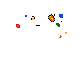
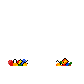
Comparing the layer stacks of the two w=84, h=84 images. Changes:
hid group "Group 1 copy" (1 layers) over 16, 14, 67, 38
showed "Layer 8", painted on it over 8, 58, 72, 66
